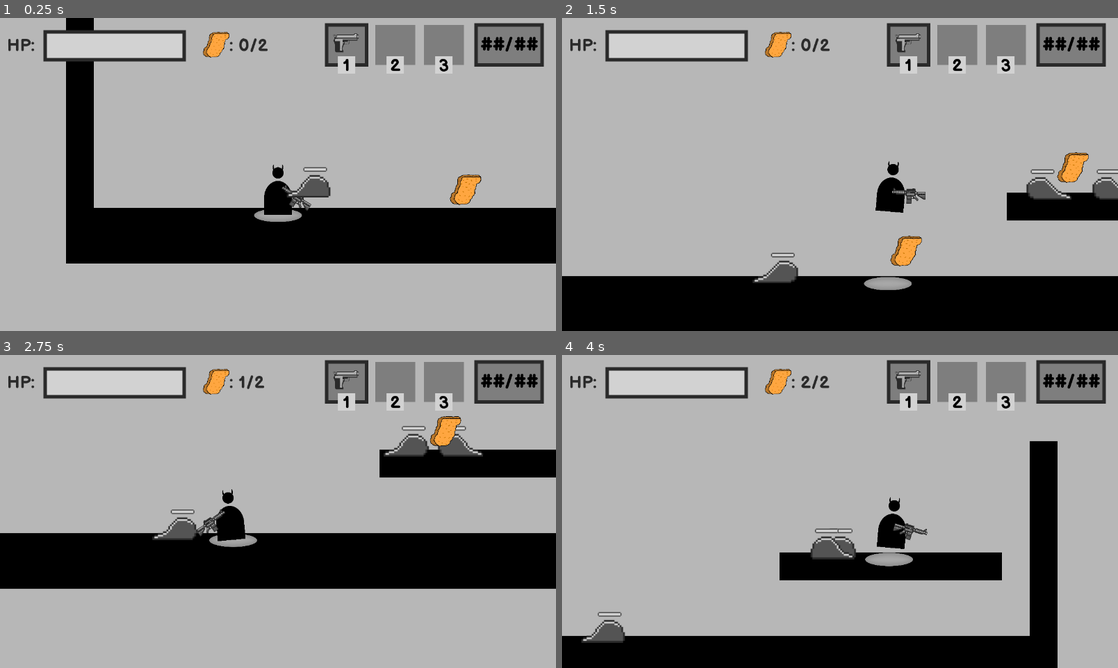
Above: before the commit, frames 1-4 (two rows, left to right).
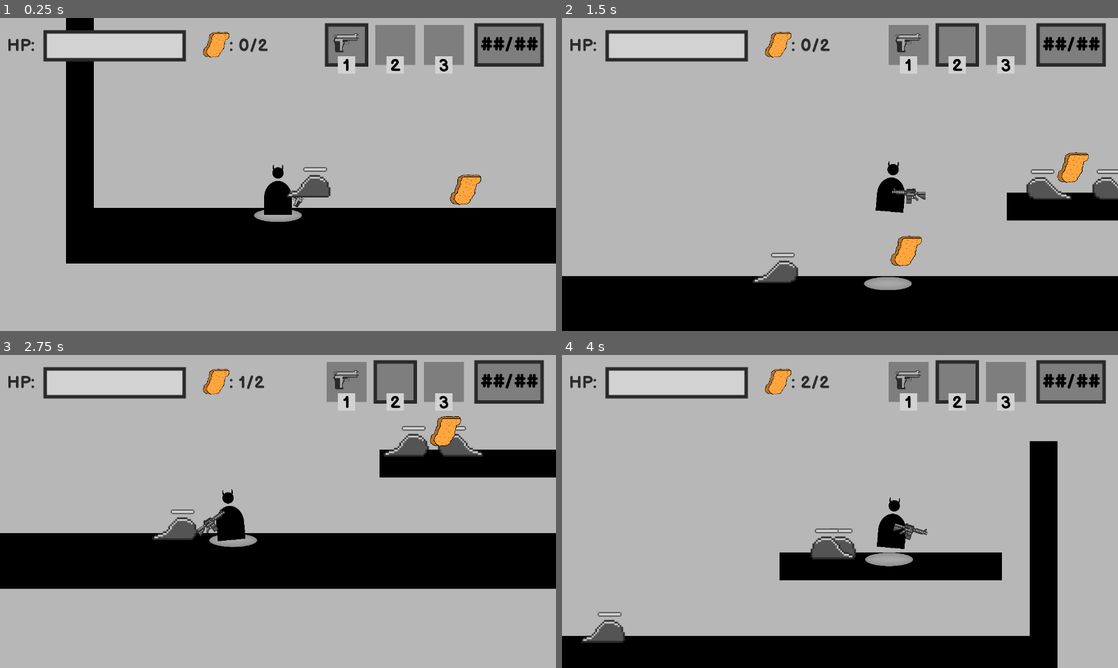
Above: after the commit, the same moments.

Repository: BesterCoder/nuggie-collector
Game: Godot game, scene res://levels/level_001.tscn
Two runs of this game, one before a commit and one after it. Both use one fixed random seed, a clock stepped at 60 frames per second and the inputs below.
Inputs (mouse positions are in pixels of both pictures, inside the frame that each line leads up to):
- Up to frame 1 (0.25 s): no input
- Up to frame 2 (1.5 s): move the mouse to (962, 158) at 0.52 s; hold D (move_right) from 0.53 s (still down); tap 1 (select_pistol, bound only after the commit) at 0.6 s; tap W (jump) at 0.77 s; tap 2 (select_rifle, bound only after the commit) at 0.8, 1.35 s; move the mouse to (728, 190) at 1.27 s
- Up to frame 3 (2.75 s): tap W (jump) at 1.52 s; tap 1 (select_pistol, bound only after the commit) at 1.55 s; move the mouse to (333, 442) at 2.02 s; release D (move_right) at 2.03 s; hold A (move_left) from 2.03 s (still down); click (333, 442) at 2.1 s; tap 2 (select_rifle, bound only after the commit) at 2.3 s
- Up to frame 4 (4 s): move the mouse to (812, 574) at 2.77 s; release A (move_left) at 2.78 s; hold D (move_right) from 2.78 s (still down); tap 1 (select_pistol, bound only after the commit) at 2.85 s; tap W (jump) at 3.02, 3.77 s; move the mouse to (1006, 558) at 3.52 s; tap 2 (select_rifle, bound only after the commit) at 3.6 s

The runs differ from the first frame. In frame 1, 0.1% of the frame differs, in the area x 50-56%, y 53-62%; in frame 2, 0.6%, in the area x 58-75%, y 1-16%; in frame 3, 0.6%; in frame 4, 0.6%.

Commit message:
You can now change between pistol and rifle

Diff:
--- a/characters/player/Player.gd
+++ b/characters/player/Player.gd
@@ -1,4 +1,6 @@
 extends KinematicBody2D
+
+signal weapon_chagned
 
 const SPEED = 180*3
 const GRAVITY = 35
@@ -12,6 +14,7 @@
 var current_weapon = null
 var velocity = Vector2(0, 0)
 var player_halo = null
+var weapons = []
 
 # Rotate and and the weapon location
 # based on mouse location and move direction
@@ -60,9 +63,24 @@
 func _shoot():
 	current_weapon.shoot()
 
+func _change_weapon(idx: int):
+	if current_weapon.name == weapons[idx].name:
+		return
+
+	current_weapon = weapons[idx]
+	for wp in weapons:
+		if wp.name == current_weapon.name:
+			wp.visible = true
+		else:
+			wp.visible = false
+
+
+	emit_signal("weapon_chagned")
+
 func _ready():
 	player_halo = get_tree().get_root().find_node("PlayerGroundHalo", true, false)
-	current_weapon = $Rifle
+	weapons = [$Pistol, $Rifle]
+	current_weapon = weapons[0]
 
 func _physics_process(_delta):
 	_weapon_pos()
@@ -85,6 +103,11 @@
 	if Input.is_action_just_pressed("player_shoot"):
 		_shoot()
 
+	if Input.is_action_just_pressed("select_pistol"):
+		_change_weapon(0)
+	elif Input.is_action_just_pressed("select_rifle"):
+		_change_weapon(1)
+
 	velocity.y += GRAVITY
 	velocity = move_and_slide(velocity, Vector2.UP)
 	# Smoothly stop the character from moving with lerp
--- a/characters/player/PlayerHUD.gd
+++ b/characters/player/PlayerHUD.gd
@@ -2,6 +2,8 @@
 
 var nuggie_count = 0
 var nuggies_collected = 0
+var player = null
+var hud_weapons = []
 
 # Print and push a error message end exit the game
 func _hud_error_exit(message: String):
@@ -20,6 +22,15 @@
 	nuggie_count = len(nuggies)
 	_update_nuggie_text()
 
+	player = get_tree().get_root().find_node("Player", true, false)
+	# Nuggies are required in each level
+	if player == null:
+		_hud_error_exit("No Player found in the Scene")
+	player.connect("weapon_chagned", self, "_on_weapon_changed")
+
+	# Weapons need to be in the same order as in Player.gd
+	hud_weapons = [$Pistol, $Rifle]
+
 func _update_nuggie_text():
 	var text = ": %d/%d" % [nuggies_collected, nuggie_count]
 	$NuggieCollected.text = text
@@ -27,3 +38,10 @@
 func _on_nuggie_collected():
 	nuggies_collected += 1
 	_update_nuggie_text()
+
+func _on_weapon_changed():
+	for idx in range(len(player.weapons)):
+		if hud_weapons[idx].name == player.current_weapon.name:
+			hud_weapons[idx].get_node("TextureRect").visible = true
+		else:
+			hud_weapons[idx].get_node("TextureRect").visible = false
--- a/project.godot
+++ b/project.godot
@@ -49,6 +49,16 @@
 "events": [ Object(InputEventMouseButton,"resource_local_to_scene":false,"resource_name":"","device":-1,"alt":false,"sh …(213 unchanged characters)…
  ]
 }
+select_pistol={
+"deadzone": 0.5,
+"events": [ Object(InputEventKey,"resource_local_to_scene":false,"resource_name":"","device":0,"alt":false,"shift":false,"control":false,"meta":false,"command":false,"pressed":false,"scancode":49,"unicode":0,"echo":false,"script":null)
+ ]
+}
+select_rifle={
+"deadzone": 0.5,
+"events": [ Object(InputEventKey,"resource_local_to_scene":false,"resource_name":"","device":0,"alt":false,"shift":false,"control":false,"meta":false,"command":false,"pressed":false,"scancode":50,"unicode":0,"echo":false,"script":null)
+ ]
+}
 
 [layer_names]
 
Not shown: 1 places in characters/player/Player.tscn that only renumber resources
